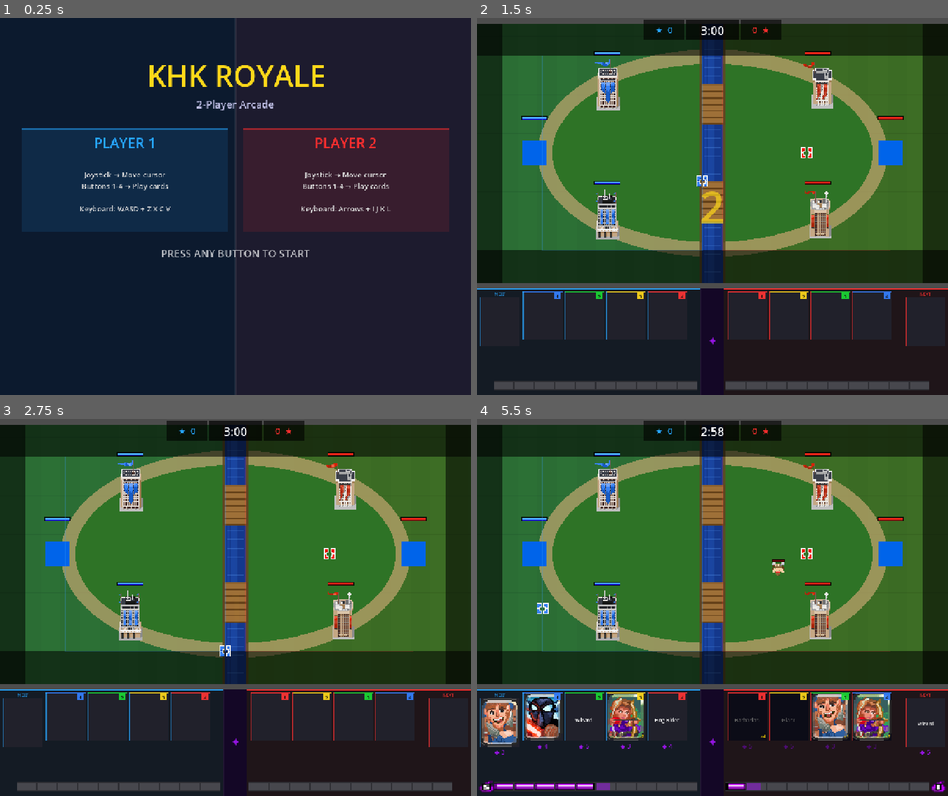
Above: before the commit, frames 1-4 (two rows, left to right).
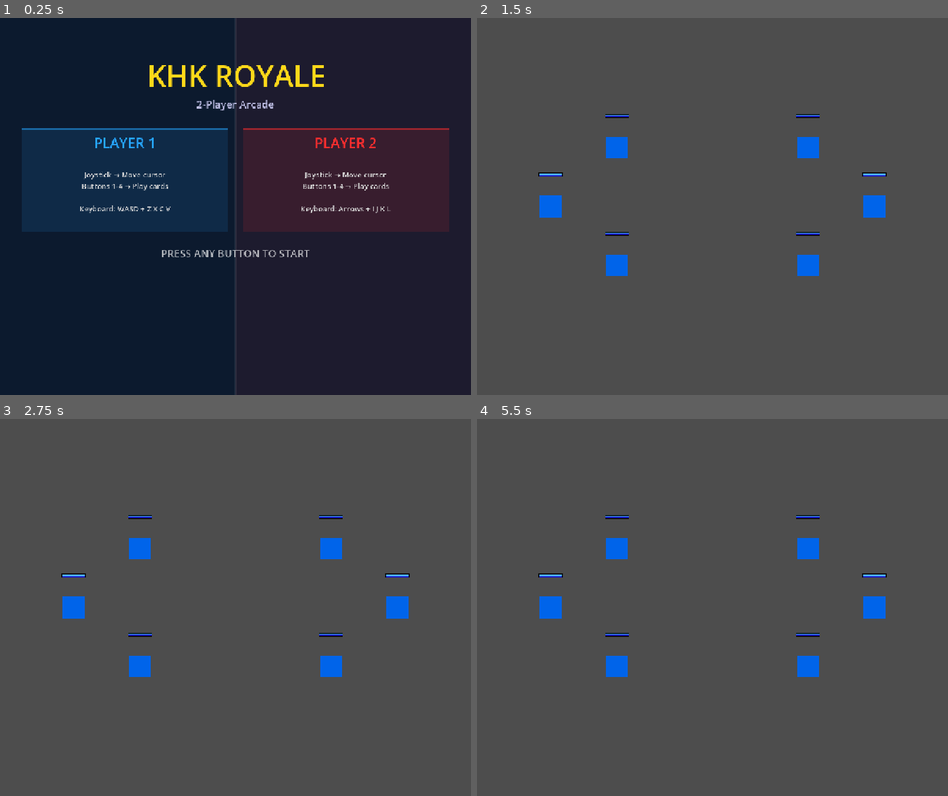
Above: after the commit, the same moments.

Repository: michaelcortese/khk-expo-2026
Game: Godot game, scene res://main_menu.tscn
Two runs of this game, one before a commit and one after it. Both use one fixed random seed, a clock stepped at 60 frames per second and the inputs below.
Inputs:
- Up to frame 1 (0.25 s): no input
- Up to frame 2 (1.5 s): tap Enter at 0.5 s; hold D 0.53-1.28 s; tap Z at 0.6 s; hold S from 1.28 s (still down); tap X at 1.35 s
- Up to frame 3 (2.75 s): release S at 2.03 s; hold D from 2.03 s (still down); tap C at 2.1 s
- Up to frame 4 (5.5 s): tap Space at 2.75 s; release D at 2.78 s; hold W 2.78-3.53 s; tap V at 2.85 s; hold A 3.53-5.03 s; tap I at 3.6 s; tap J at 4.35 s; hold S from 5.03 s (still down); tap K at 5.1 s

The runs differ from the first frame. In frame 2, 96% of the frame differs, in the area x 0-100%, y 0-100%; in frame 3, 96%; in frame 4, 96%.
Error after the commit: Parse Error: Expected statement, found "Indent" instead. (res://scripts/game_manager.gd:295)

Commit message:
game optmization

Diff:
--- a/project.godot
+++ b/project.godot
@@ -23,8 +23,13 @@
 window/stretch/mode="canvas_items"
 window/stretch/aspect="expand"
 
+[application]
+
+run/max_fps=60
+
 [physics]
 
+common/physics_ticks_per_second=30
 3d/physics_engine="Jolt Physics"
 
 [rendering]
--- a/scripts/game_manager.gd
+++ b/scripts/game_manager.gd
@@ -31,6 +31,7 @@
 
 var _troop_scene: PackedScene
 var _hud: HUD
+var _hud_tick: int = 0
 
 func _ready() -> void:
 	_troop_scene = load("res://troop.tscn")
@@ -287,10 +288,10 @@
 		cam.position = Vector2(480, 372)
 
 func _update_hud() -> void:
-	if _hud:
-		_hud.update_hud(p1_elixir, p2_elixir, p1_deck, p2_deck)
-		_hud.set_crowns(_p1_crowns, _p2_crowns)
-		var remaining: float
+	if not _hud:
+		return
+	_hud.update_hud(p1_elixir, p2_elixir, p1_deck, p2_deck)
+	var remaining: float
 		match _phase:
 			Phase.REGULAR:
 				remaining = maxf(0.0, _match_timer)
@@ -327,6 +328,7 @@
 		_p1_crowns += 1
 	else:
 		_p2_crowns += 1
+	if _hud: _hud.set_crowns(_p1_crowns, _p2_crowns)
 
 	if is_king:
 		# Award crowns for any princess towers still standing on the losing side
@@ -536,7 +538,10 @@
 					if tower.get("is_alive"):
 						tower.call("take_damage", dmg)
 
-	_update_hud()
+	_hud_tick += 1
+	if _hud_tick >= 3:
+		_hud_tick = 0
+		_update_hud()
 
 # ── Card played ───────────────────────────────────────────────────────────────
 func _on_card_played(slot: int, world_pos: Vector2, player_idx: int) -> void:
--- a/scripts/troop_unit.gd
+++ b/scripts/troop_unit.gd
@@ -38,8 +38,9 @@
 const WP_REACH_DIST: float     = 14.0
 
 # Target polling
-var _poll_counter: int = 0
-const POLL_EVERY: int  = 8
+var _poll_counter: int  = 0
+const POLL_EVERY: int   = 15
+var _cached_towers: Array = []
 
 # Attack timing: damage fires at DAMAGE_FRACTION into the swing, not at the start
 # _attack_timer counts down from (1/attack_speed) to 0 — one full attack cycle
@@ -158,6 +159,7 @@
 	if _poll_counter >= POLL_EVERY:
 		_poll_counter = 0
 		_find_target()
+		_cached_towers = get_tree().get_nodes_in_group("towers")
 
 	# Advance bridge waypoints
 	if _wp_idx < _waypoints.size():
@@ -228,7 +230,7 @@
 	# instead of pushing head-on and stopping.
 	const AVOID_RADIUS   := 95.0
 	const AVOID_STRENGTH := 5.0
-	for tower in get_tree().get_nodes_in_group("towers"):
+	for tower in _cached_towers:
 		if tower == _target:
 			continue
 		if not is_instance_valid(tower):
